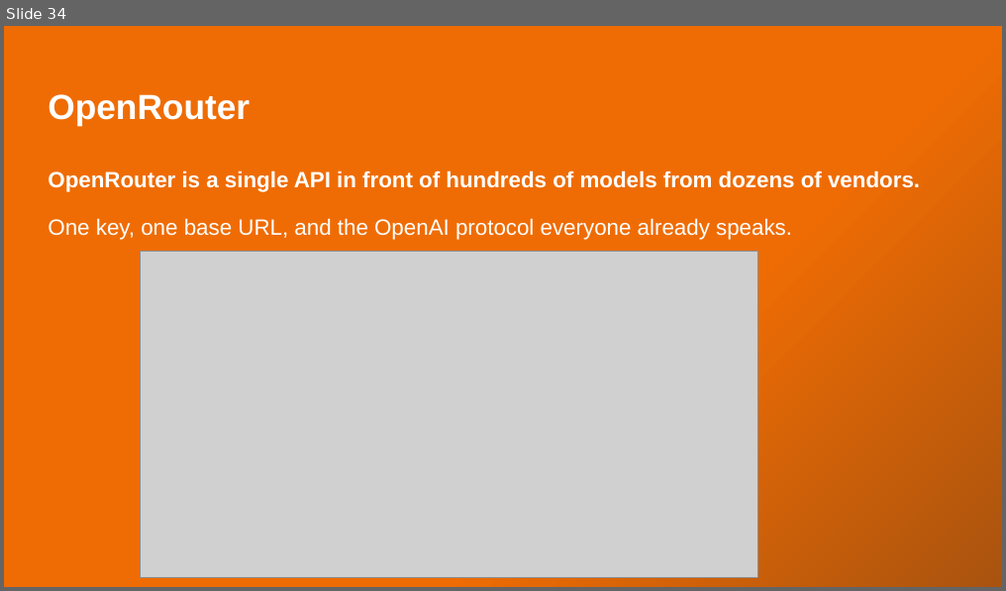
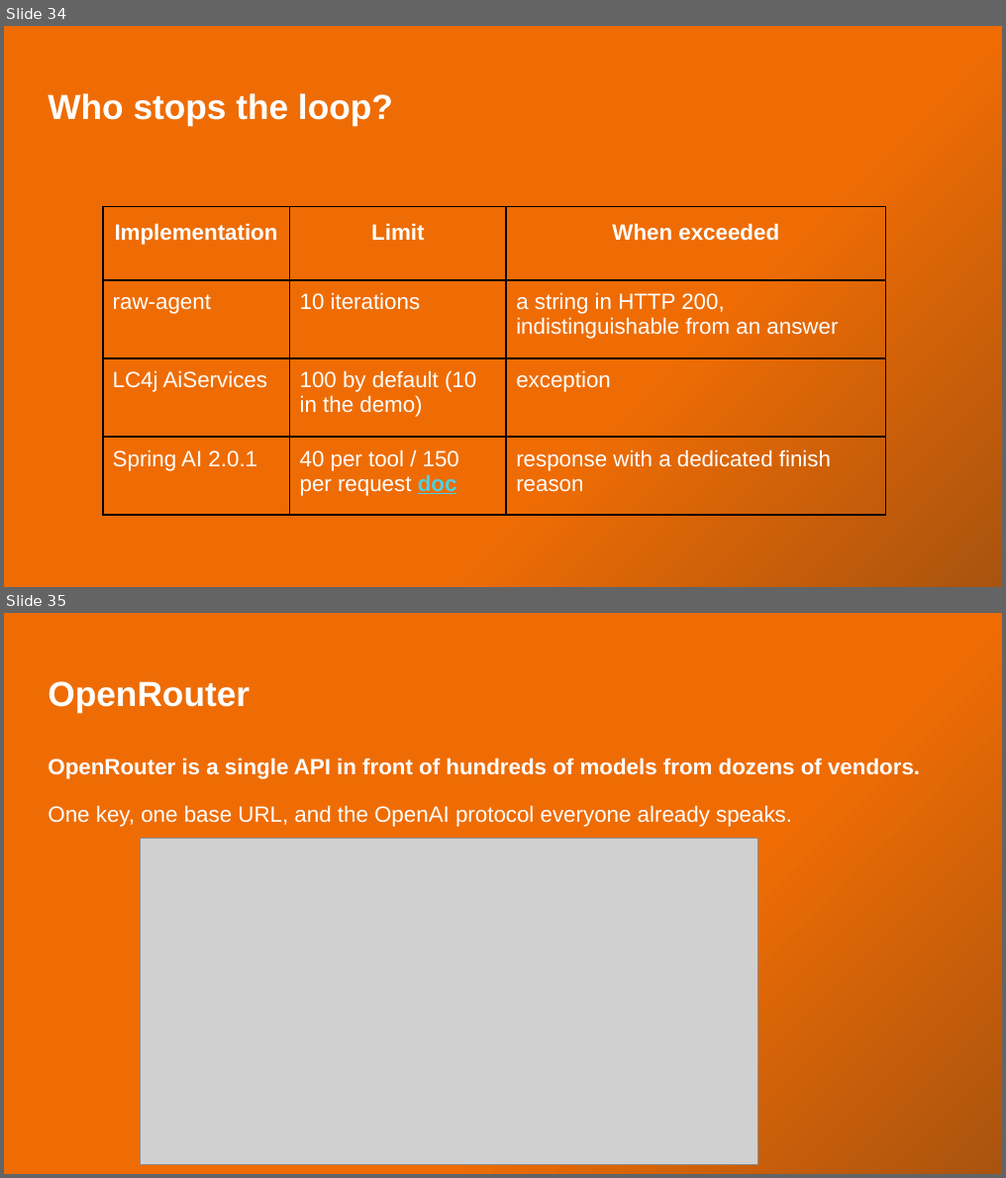
Before and after one commit to xkondix/ai-agents-JAVA-SPRING, a slide deck: presentations/The Agent Is a Loop .pptx. Shown one above the other, each under a label of ours: slide 34 before the commit, slides 34 and 35 after it. The pictures are 1006x591 and 1006x1178 pixels, drawn with LibreOffice and Linux fonts; fonts in the diff are those of the drawing; grey boxes stand for pictures. Boxes give left, top, right and bottom in pixels: in the first picture for what was removed or moved away, otherwise in the second. Text is boxed around its words. In the diff, an @@ line names an element or a change of style, - is before the commit and + after.

```diff
--- a/presentations/The Agent Is a Loop .pptx
+++ b/presentations/The Agent Is a Loop .pptx
@@ slide 34 added at <box>4,26,1002,587</box>, background gradient #EF6C04 to #A9530F @@
@@ title added at <box>48,93,393,125</box>, 25.2 pt, text #FFFFFF, bold @@
+Who stops the loop?
@@ table added at <box>103,206,885,534</box>, 4 rows, 3 columns @@
+Implementation | Limit | When exceeded
+raw-agent | 10 iterations | a string in HTTP 200, indistinguishable from an answer
+LC4j AiServices | 100 by default (10 in the demo) | exception
+Spring AI 2.0.1 | 40 per tool / 150 per request doc | response with a dedicated finish reason
@@ what was slide 34 is now slide 35 @@
```
Also in this commit, not shown: 17 slides changed, 1 other slide added, 1 slide removed, 26 other files.
